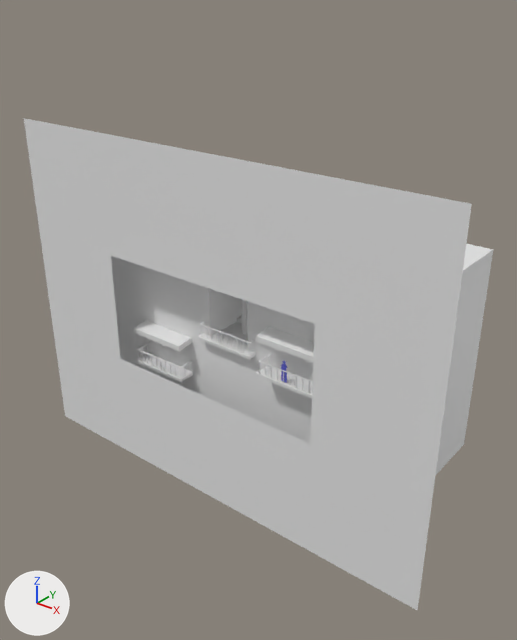
Before and after pictures for a commit that changed the glTF model public/page_2/page_2__scene.glb.
Rendered twice from a 50 mm lens placed at (53.3, -60.9, 46.9), pointed at (1.6, 3.7, 6.8). The axes (+X, +Y, +Z) are drawn at lower left. The lights are the same throughout. Where no turn or scale is listed for an object, it has been applied to the vertices. Vertices at the same position are counted once.

The older version as bpy lines, for what is in view:
```python
ob_bounds = bpy.data.objects.new('bounds', me_plane)
ob_bounds.location = (0.0, -4.9, 6.4)
ob_cube = bpy.data.objects.new('Cube', me_cube)
ob_cube.location = (-11.0, 7.4, 5.5)
ob_cube_004 = bpy.data.objects.new('Cube.004', me_cube_005)
ob_cube_004.location = (0.0, 8.0, 4.5)
ob_cube_004.scale = (4.35, 9.46, 0.205)
ob_cube_006 = bpy.data.objects.new('Cube.006', me_cube_007)
ob_cube_006.location = (0.0, 0.7, 0.0)
ob_cube_008 = bpy.data.objects.new('Cube.008', me_cube_009)
ob_cube_008.location = (10.7, -1.1, 3.5)
ob_cube_008.scale = (4.37, 1.61, 0.215)
ob_cube_009 = bpy.data.objects.new('Cube.009', me_cube_010)
ob_cube_009.location = (10.7, -1.1, 8.8)
ob_cube_011 = bpy.data.objects.new('Cube.011', me_cube_012)
ob_cube_011.location = (-10.9, -1.1, -2.1)
ob_cube_012 = bpy.data.objects.new('Cube.012', me_cube_013)
ob_cube_012.location = (-10.9, -1.1, 3.2)
```
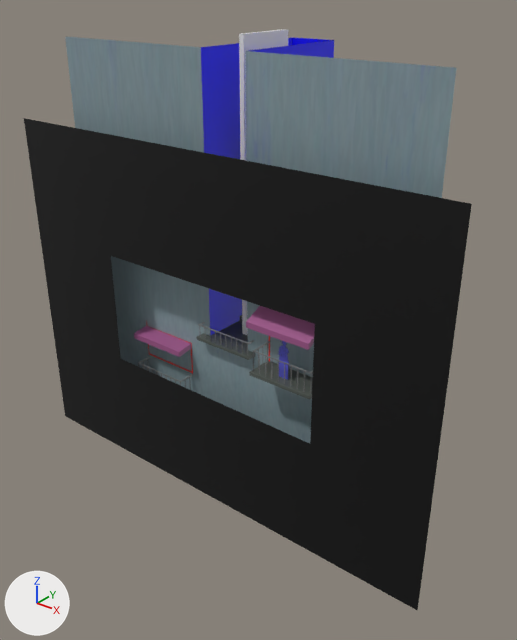
Diff of the bpy script that builds the scene:
```diff
--- a/public/page_2/page_2__scene.glb.py
+++ b/public/page_2/page_2__scene.glb.py
@@ me_cube @@
-me_cube.from_pydata(...)  # 16 vertices, 24 faces; spans x -15.4..37.4, y -7.7..7.7, z -13.3..13.3
-me_cube.materials.append(mat_material)  # white #e7e7e7
+me_cube.from_pydata(...)  # 24 vertices, 26 faces; spans x -15.4..37.4, y -7.7..8.9, z -13.3..34.1
+# me_cube part 1: 12 vertices removed from x -15.4..37.4, y -7.7..7.7, z -13.3..13.3; 20 vertices added at x -15.4..37.4, y -7.7..8.9, z -13.3..34.1
+me_cube.materials.append(mat_wall)  # picture img_wall_texture
@@ me_cube_005 @@
 # used by ob_cube_004; location = (0.0, 8.0, 4.5); scale = (4.35, 9.46, 0.205)
-me_cube_005.from_pydata(...)  # 87 vertices, 164 faces; spans x -1.0..1.0, y -1.0..0.7, z -25.4..24.1
+me_cube_005.from_pydata(...)  # 137 vertices, 198 faces; spans x -1.0..1.0, y -1.1..0.8, z -28.3..21.6
+# me_cube_005 part 2: 2 vertices moved from x -1.0..0.0, y -1.0, z 1.0 to x -1.0..0.0, y -1.1, z 1.0; 19 vertices removed from x -1.0..1.0, y -1.0..0.7, z -25.4..24.1; 69 vertices added at x -1.0..1.0, y -1.1..0.8, z -28.3..21.6
+me_cube_005.materials.append(mat_stairs)  # dark grey #555b55
@@ me_cube_007 @@
 me_cube_007.from_pydata(...)  # 8 vertices, 12 faces; spans x -3.48..3.48, y -1.0..1.0, z -7.74..4.3
+me_cube_007.materials.append(mat_wall)  # picture img_wall_texture
@@ me_cube_009 @@
 me_cube_009.from_pydata(...)  # 8 vertices, 12 faces; spans x -1.0..1.0, y -1.0..1.0, z -1.0..1.0
+me_cube_009.materials.append(mat_stairs)  # dark grey #555b55
@@ me_cube_010 @@
-me_cube_010.from_pydata(...)  # 16 vertices, 28 faces; spans x -4.33..4.33, y -1.54..1.0, z -0.93..0.15
+me_cube_010.from_pydata(...)  # 16 vertices, 28 faces; spans x -4.33..4.33, y -3.4..1.0, z -1.45..1.26
+# me_cube_010 part 3: 24 faces spanning x -4.33..4.33, y -3.4..1.0, z -1.45..1.26 switch from no material to mat_awning (pink #9f5689)
@@ me_cube_012 @@
 me_cube_012.from_pydata(...)  # 8 vertices, 12 faces; spans x -4.37..4.37, y -1.61..1.61, z -0.22..0.22
+me_cube_012.materials.append(mat_stairs)  # dark grey #555b55
@@ me_cube_013 @@
 me_cube_013.from_pydata(...)  # 16 vertices, 28 faces; spans x -4.33..4.33, y -1.54..1.0, z -0.93..0.15
+me_cube_013.materials.append(mat_awning)  # pink #9f5689
@@ me_plane @@
 me_plane.from_pydata(...)  # 8 vertices, 8 faces; spans x -31.1..31.1, y 0.0, z -23.3..23.3
+me_plane.materials.append(mat_material_001)  # black #000000
@@ ob_cube_002 @@
 ob_cube_002 = bpy.data.objects.new('Cube.002', me_cube_002)
-ob_cube_002.location = (0.0, 6.8, 5.3)
-ob_cube_002.scale = (0.319, 4.04, 11.2)
+ob_cube_002.location = (0.0, 6.8, 14.4)
+ob_cube_002.scale = (0.319, 4.04, 26.5)
@@ ob_cube_004 @@
 ob_cube_004 = bpy.data.objects.new('Cube.004', me_cube_005)
-ob_cube_004.location = (0.0, 8.0, 4.5)
+ob_cube_004.location = (0.0, 8.5, 4.5)
 ob_cube_004.scale = (4.35, 9.46, 0.205)
@@ ob_cube_008 @@
 ob_cube_008 = bpy.data.objects.new('Cube.008', me_cube_009)
-ob_cube_008.location = (10.7, -1.1, 3.5)
-ob_cube_008.scale = (4.37, 1.61, 0.215)
+ob_cube_008.location = (10.7, -2.1, 4.2)
+ob_cube_008.scale = (4.37, 1.89, 0.215)
@@ ob_cube_009 @@
 ob_cube_009 = bpy.data.objects.new('Cube.009', me_cube_010)
-ob_cube_009.location = (10.7, -1.1, 8.8)
+ob_cube_009.location = (10.7, -1.1, 11.9)
@@ ob_cube_012 @@
 ob_cube_012 = bpy.data.objects.new('Cube.012', me_cube_013)
-ob_cube_012.location = (-10.9, -1.1, 3.2)
+ob_cube_012.location = (-11.0, -1.1, 2.3)
```

Pixel boxes (x1, y1, x2, y2) of what changed, in the pictures (517 x 640 px):
'bounds', recoloured (grey to black)
    both: (24, 118, 472, 610)
'Cube', reshaped
    before: (111, 244, 493, 476)
    after: (65, 37, 456, 443)
'Cube.009', reshaped, moved
    before: (256, 327, 314, 363)
    after: (246, 306, 315, 350)
'Cube.006', recoloured (grey to cyan)
    both: (211, 345, 248, 416)
'Cube.002', moved, rescaled
    before: (242, 300, 248, 335)
    after: (239, 29, 288, 335)
'Cube.012', recoloured, moved
    before: (134, 320, 192, 351)
    after: (134, 326, 191, 357)
'Cube.008', recoloured, moved, rescaled
    before: (256, 365, 313, 398)
    after: (249, 360, 313, 400)
'Cube.004', reshaped, moved
    before: (197, 315, 255, 359)
    after: (196, 315, 255, 360)
'Cube.011', recoloured
    both: (136, 353, 193, 382)
part 2 of me_cube_005, built on
    before: (197, 322, 255, 359)
    after: (196, 321, 255, 360)
